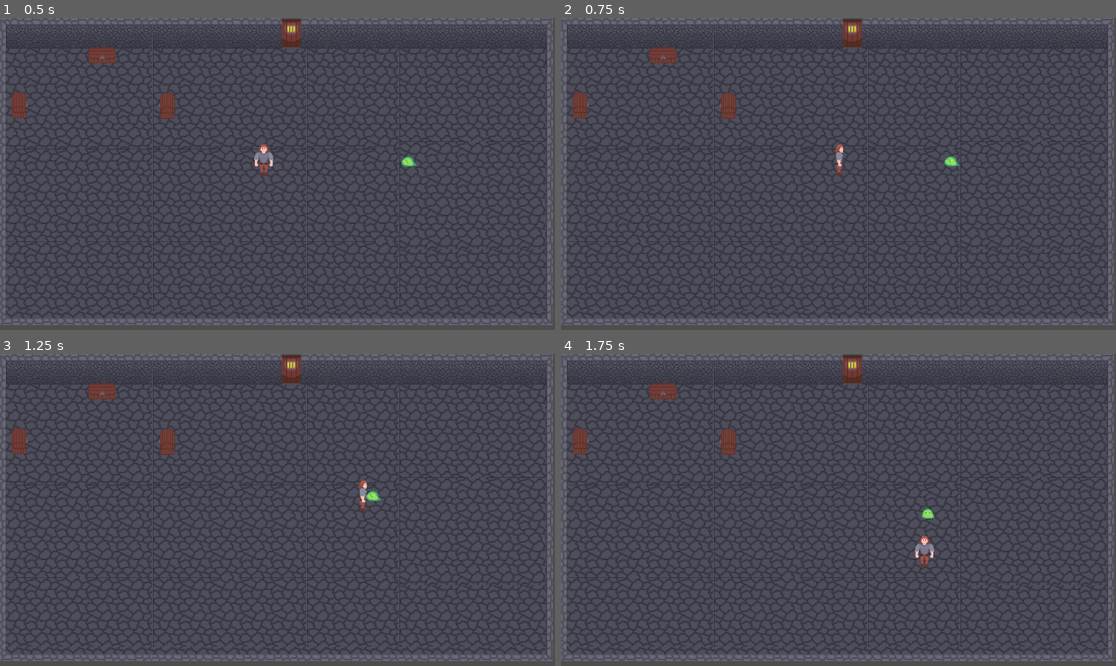
Above: before the commit, frames 1-4 (two rows, left to right).
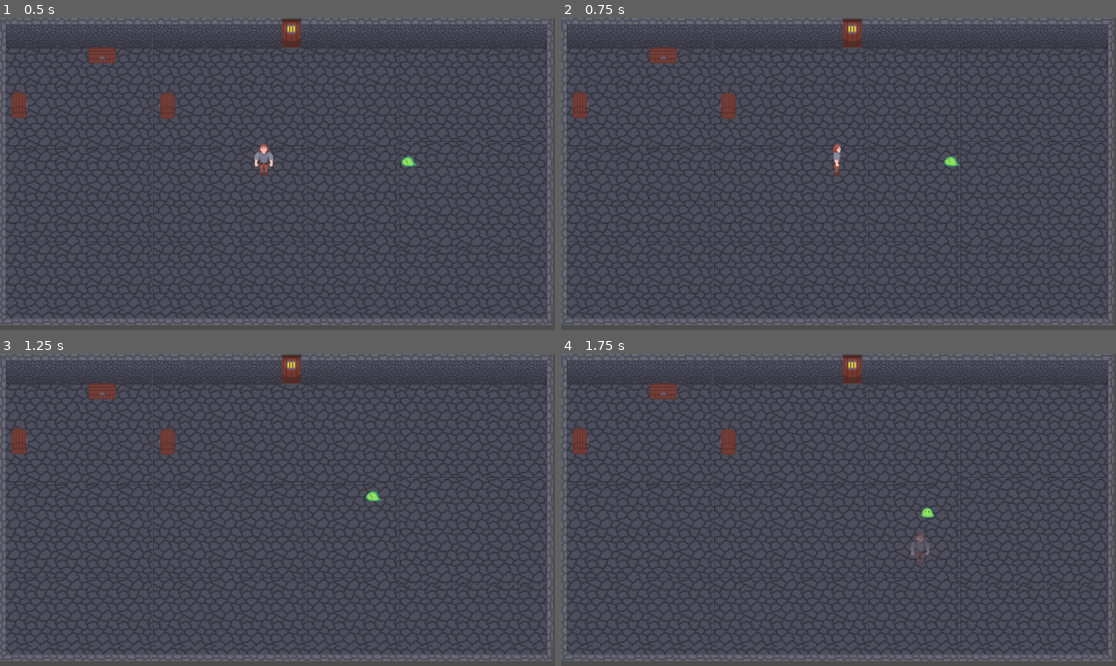
Above: after the commit, the same moments.

Repository: EsderJ10/proyecto-lqs
Game: Godot game, scene res://Scenes/test_room.tscn
Same seed, same stepped clock (60 frames per second), same inputs: the game is played once before the commit and once after it.
Inputs (mouse positions are in pixels of both pictures, inside the frame that each line leads up to):
- Up to frame 1 (0.5 s): no input
- Up to frame 2 (0.75 s): move the mouse to (960, 158) at 0.52 s; hold Right (move_right) from 0.53 s (still down); click (960, 158) at 0.6 s
- Up to frame 3 (1.25 s): keep holding Right (move_right); tap Space (player_dash) at 0.8 s
- Up to frame 4 (1.75 s): tap Enter at 1.25 s; move the mouse to (727, 525) at 1.27 s; release Right (move_right) at 1.28 s; hold Down (move_down) from 1.28 s (still down); tap Space (player_dash) at 1.35 s; click (727, 525) at 1.55 s

Frame 1 is identical in both runs. In frame 2, 0.1% of the frame differs, in the area x 48-51%, y 40-51%; in frame 3, 0.1%; in frame 4, 0.3%, in the area x 63-68%, y 49-69%.

Commit message:
Implemented deceleration, dash invulnerability, take_damage() and die() #21

Diff:
--- a/Scenes/player.tscn
+++ b/Scenes/player.tscn
@@ -55,19 +55,22 @@
 }]
 
 [sub_resource type="CapsuleShape2D" id="CapsuleShape2D_547iw"]
+radius = 18.0
+height = 60.0
 
 [sub_resource type="RectangleShape2D" id="RectangleShape2D_cvnsp"]
 size = Vector2(36, 49)
 
 [node name="Player" type="CharacterBody2D"]
 script = ExtResource("1_avkim")
+metadata/_edit_group_ = true
 
 [node name="AnimatedSprite2D" type="AnimatedSprite2D" parent="."]
 sprite_frames = SubResource("SpriteFrames_tldux")
 animation = &"down"
 
 [node name="CollisionShape2D" type="CollisionShape2D" parent="."]
-position = Vector2(-1, 1)
+position = Vector2(0, 1)
 shape = SubResource("CapsuleShape2D_547iw")
 
 [node name="HitboxAttack" type="Area2D" parent="."]
@@ -85,8 +88,11 @@
 
 [node name="DashCooldownTimer" type="Timer" parent="."]
 
+[node name="InvulnerabilityTimer" type="Timer" parent="."]
+
 [connection signal="body_entered" from="HitboxAttack" to="." method="_on_hitbox_attack_body_entered"]
 [connection signal="timeout" from="AttackCooldownTimer" to="." method="_on_attack_cooldown_timer_timeout"]
 [connection signal="timeout" from="AttackTimer" to="." method="_on_attack_timer_timeout"]
 [connection signal="timeout" from="DashTimer" to="." method="_on_dash_timer_timeout"]
 [connection signal="timeout" from="DashCooldownTimer" to="." method="_on_dash_cooldown_timer_timeout"]
+[connection signal="timeout" from="InvulnerabilityTimer" to="." method="_on_invulnerability_timer_timeout"]
--- a/Scripts/Character/player.gd
+++ b/Scripts/Character/player.gd
@@ -1,11 +1,16 @@
 extends CharacterBody2D
 class_name Player
+
+# Signals
+signal health_changed(new_health, max_health)
+signal player_died()
 
 # Properties
 @export_group("Movement")
 @export var speed: int = 421
 @export var acceleration: float = 0.5
 @export var friction: float = 0.7
+@export var deceleration: float = 1.5  # Added deceleration for stopping
 
 @export_group("Combat")
 @export var attack_duration: float = 0.3
@@ -16,6 +21,12 @@
 @export var dash_speed: int = 1211
 @export var dash_duration: float = 0.3
 @export var dash_cooldown: float = 1.0
+@export var invulnerability_duration: float = 1.0
+
+@export_group("Health")
+@export var max_health: int = 5
+@export var hit_knockback_force: float = 300.0
+@export var death_fade_duration: float = 0.8
 
 # Nodes references
 @onready var animated_sprite: AnimatedSprite2D = $AnimatedSprite2D
@@ -24,9 +35,10 @@
 @onready var attack_timer: Timer = $AttackTimer
 @onready var dash_timer: Timer = $DashTimer
 @onready var dash_cooldown_timer: Timer = $DashCooldownTimer
+@onready var invulnerability_timer: Timer = $InvulnerabilityTimer
 
 # State Machine
-enum State {IDLE, MOVING, ATTACKING, DASHING}
+enum State {IDLE, MOVING, ATTACKING, DASHING, HURT, DEAD}
 var current_state: State = State.IDLE
 
 # Direction Management
@@ -38,6 +50,9 @@
 var movement_input: Vector2 = Vector2.ZERO
 var can_attack: bool = true
 var can_dash: bool = true
+var is_invulnerable: bool = false
+var current_health: int = 0
+var last_hit_direction: Vector2 = Vector2.ZERO
 
 # Constants for direction and hitbox
 const DIRECTION_VECTORS = {
@@ -66,28 +81,27 @@
 
 func initialize_player() -> void:
 	hitbox_attack.monitoring = false
+	current_health = max_health
 
 	# Configure the timers
 	attack_timer.wait_time = attack_duration
 	attack_cooldown_timer.wait_time = attack_cooldown
 	dash_timer.wait_time = dash_duration
 	dash_cooldown_timer.wait_time = dash_cooldown
-
-	# Connect timer signals to prevent reconnection issues
-	if not attack_timer.timeout.is_connected(_on_attack_timer_timeout):
-		attack_timer.timeout.connect(_on_attack_timer_timeout)
-	if not attack_cooldown_timer.timeout.is_connected(_on_attack_cooldown_timer_timeout):
-		attack_cooldown_timer.timeout.connect(_on_attack_cooldown_timer_timeout)
-	if not dash_timer.timeout.is_connected(_on_dash_timer_timeout):
-		dash_timer.timeout.connect(_on_dash_timer_timeout)
-	if not dash_cooldown_timer.timeout.is_connected(_on_dash_cooldown_timer_timeout):
-		dash_cooldown_timer.timeout.connect(_on_dash_cooldown_timer_timeout)
+	invulnerability_timer.wait_time = invulnerability_duration
 
 func _process(_delta: float) -> void:
 	handle_input()
 	update_animation()
 
+	# Blinking effect when invulnerable
+	if is_invulnerable and current_state != State.DEAD:
+		animated_sprite.modulate.a = sin(Time.get_ticks_msec() * 0.01) * 0.5 + 0.5
+
 func _physics_process(_delta: float) -> void:
+	if current_state == State.DEAD:
+		return
+
 	movement_input = get_movement_input()
 	calculate_velocity()
 	move_and_slide()
@@ -98,17 +112,24 @@
 	match current_state:
 		State.DASHING:
 			target_velocity = dash_direction * dash_speed
+		State.HURT:
+			target_velocity = last_hit_direction * hit_knockback_force
 		State.IDLE, State.MOVING, State.ATTACKING:
 			if current_state != State.ATTACKING:
 				target_velocity = movement_input * speed
 
-	# Apply the acceleration or friction based on movement
+	# Apply acceleration, deceleration, or friction based on movement state
 	if target_velocity.length() > 0:
 		velocity = velocity.lerp(target_velocity, acceleration)
 	else:
-		velocity = velocity.lerp(Vector2.ZERO, friction)
+		# Apply deceleration when actively stopping and friction when idle
+		var stop_factor = deceleration if movement_input == Vector2.ZERO and velocity.length() > 0 else friction
+		velocity = velocity.lerp(Vector2.ZERO, stop_factor)
 
 func handle_input() -> void:
+	if current_state == State.DEAD or current_state == State.HURT:
+		return
+
 	match current_state:
 		State.DASHING:
 			# No input processing during DASHING state
@@ -129,7 +150,7 @@
 func get_movement_input() -> Vector2:
 	var input = Vector2.ZERO
 
-	if current_state == State.ATTACKING:
+	if current_state == State.ATTACKING or current_state == State.HURT:
 		return input
 
 	# Check each direction and set the current facing direction
@@ -146,6 +167,17 @@
 		input.y += 1
 		current_direction = Direction.DOWN
 
+	# Prioritize last pressed direction for diagonal movement
+	if input.x != 0 and input.y != 0:
+		if Input.is_action_just_pressed("move_right"):
+			current_direction = Direction.RIGHT
+		elif Input.is_action_just_pressed("move_left"):
+			current_direction = Direction.LEFT
+		elif Input.is_action_just_pressed("move_up"):
+			current_direction = Direction.UP
+		elif Input.is_action_just_pressed("move_down"):
+			current_direction = Direction.DOWN
+
 	# Update movement state based on input
 	if input.length() > 0 and current_state == State.IDLE:
 		change_state(State.MOVING)
@@ -159,16 +191,27 @@
 	match current_state:
 		State.ATTACKING:
 			# TODO: ATTACKING Animation
+			#animated_sprite.play("attack_" + DIRECTION_STRINGS[current_direction])
 			animated_sprite.play(DIRECTION_STRINGS[current_direction])
 		State.DASHING:
 			# TODO: DASHING Animation
+			#animated_sprite.play("dash_" + DIRECTION_STRINGS[current_direction])
 			animated_sprite.play(DIRECTION_STRINGS[current_direction])
 		State.MOVING:
 			# Determine animation based on direction
 			animated_sprite.play(DIRECTION_STRINGS[current_direction])
 		State.IDLE:
 			# TODO: IDLE Animation
-			animated_sprite.play(DIRECTION_STRINGS[current_direction])
+			#animated_sprite.play("idle_" + DIRECTION_STRINGS[current_direction])
+			animated_sprite.play(DIRECTION_STRINGS[current_direction])
+		State.HURT:
+			# TODO: HURT Animation
+			#animated_sprite.play("hurt_" + DIRECTION_STRINGS[current_direction])
+			animated_sprite.play(DIRECTION_STRINGS[current_direction])
+		State.DEAD:
+			# TODO: DEAD Animation
+			#animated_sprite.play("dead")
+			pass
 
 func attack() -> void:
 	can_attack = false
@@ -184,6 +227,9 @@
 	# Use current movement input or facing direction
 	dash_direction = movement_input if movement_input != Vector2.ZERO else DIRECTION_VECTORS[current_direction]
 
+	# Set invulnerable during dash
+	set_invulnerable(true)
+
 	# Start timers
 	dash_timer.start()
 	dash_cooldown_timer.start()
@@ -195,13 +241,17 @@
 	# Exit current state logic
 	match current_state:
 		State.ATTACKING:
-			hitbox_attack.monitoring = false
+			hitbox_attack.set_deferred("monitoring", false)
 		State.DASHING:
 			pass
 		State.MOVING:
 			pass
 		State.IDLE:
 			pass
+		State.HURT:
+			pass
+		State.DEAD:
+			return  # Don't allow state change if dead
 
 	# Change state
 	current_state = new_state
@@ -216,6 +266,67 @@
 			pass
 		State.IDLE:
 			pass
+		State.HURT:
+			pass
+		State.DEAD:
+			die()
+
+func take_damage(damage: int, source_position: Vector2 = Vector2.ZERO) -> void:
+	# Check if player can take damage
+	if is_invulnerable or current_state == State.DEAD or current_state == State.DASHING:
+		return
+
+	# Calculate damage direction for knockback
+	if source_position != Vector2.ZERO:
+		last_hit_direction = (global_position - source_position).normalized()
+	else:
+		# If no source position, knockback opposite to facing direction
+		last_hit_direction = -DIRECTION_VECTORS[current_direction]
+
+	# Apply damage
+	current_health = max(0, current_health - damage)
+
+	# Flash effect
+	animated_sprite.modulate = Color(1.5, 0.3, 0.3, 1.0)
+	var tween = create_tween()
+	tween.tween_property(animated_sprite, "modulate", Color(1, 1, 1, 1), 0.2)
+
+	# Emit signal
+	health_changed.emit(current_health, max_health)
+
+	# Check if player is dead
+	if current_health <= 0:
+		change_state(State.DEAD)
+	else:
+		# Apply hit reaction
+		change_state(State.HURT)
+		set_invulnerable(true)
+
+		# Timer to exit hurt state
+		var hurt_timer = get_tree().create_timer(0.3)
+		hurt_timer.timeout.connect(func(): if current_state == State.HURT: change_state(State.IDLE))
+
+func set_invulnerable(value: bool) -> void:
+	is_invulnerable = value
+
+	if value:
+		invulnerability_timer.start()
+	else:
+		# Reset sprite modulation
+		animated_sprite.modulate.a = 1.0
+
+func die() -> void:
+	# Disable collision and input
+	set_physics_process(false)
+	set_process_input(false)
+
+	# Emit signal
+	player_died.emit()
+
+	# Fade out animation
+	var tween = create_tween()
+	tween.tween_property(animated_sprite, "modulate:a", 0.0, death_fade_duration)
+	tween.tween_callback(func(): queue_free())
 
 func _on_attack_timer_timeout() -> void:
 	if current_state == State.ATTACKING:
@@ -232,6 +343,13 @@
 func _on_dash_cooldown_timer_timeout() -> void:
 	can_dash = true
 
+func _on_invulnerability_timer_timeout() -> void:
+	set_invulnerable(false)
+
 func _on_hitbox_attack_body_entered(body: Node2D) -> void:
+	if body == self:
+		return
+
+	# Only damage nodes that can take damage
 	if body.has_method("take_damage"):
 		body.take_damage(attack_damage)
